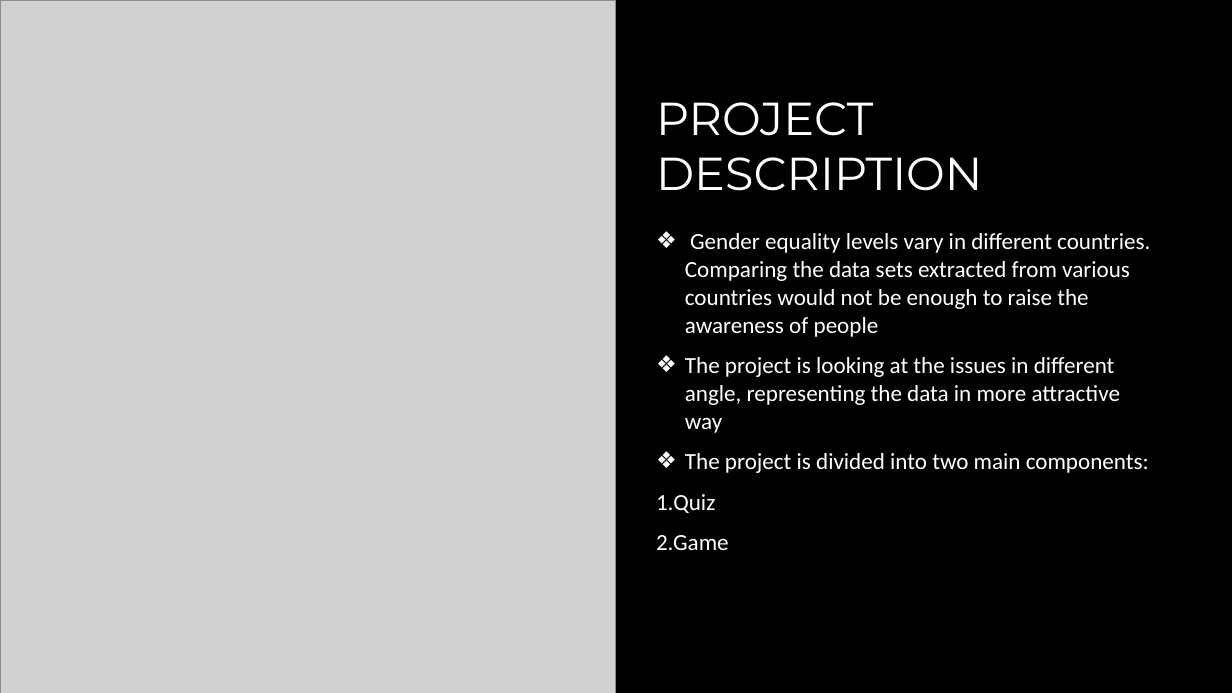
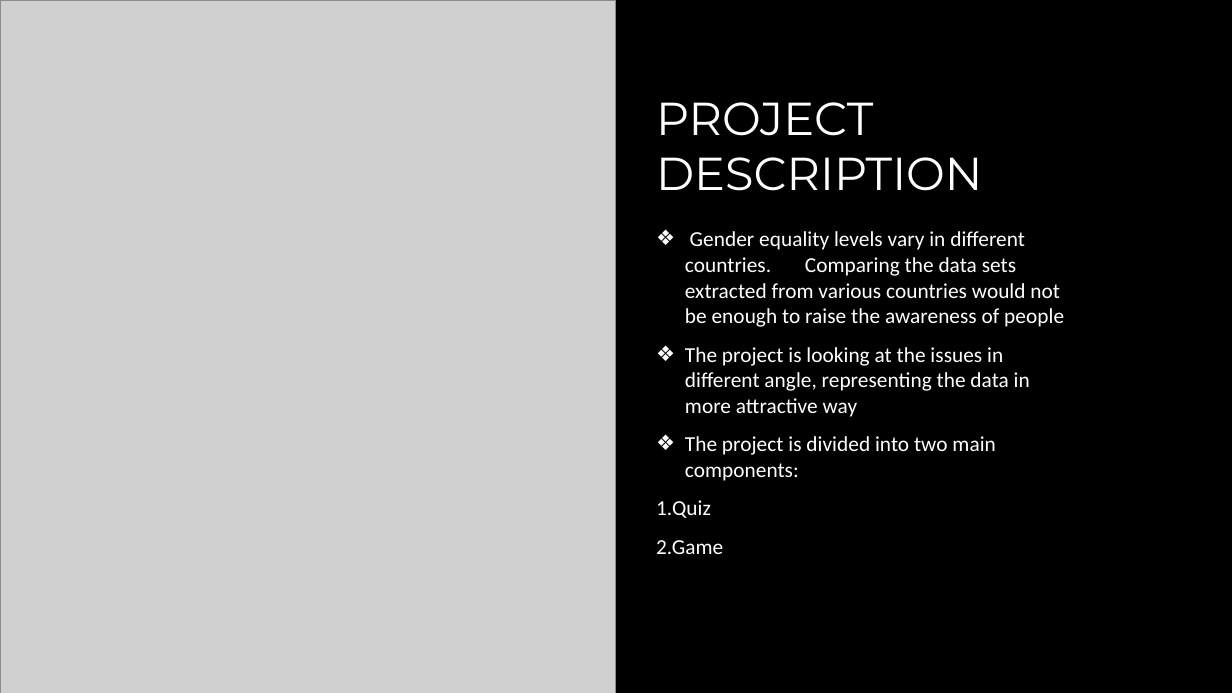
Before and after one commit to glasgow2017/team-5, a slide deck: slide 2 of codeforhood.pptx. Drawn at 1232x693 pixels with LibreOffice and Linux fonts; fonts in the diff are those of the drawing; grey boxes stand for pictures; background and template pictures are left out. Boxes give left, top, right and bottom in pixels: in the first picture for what was removed or moved away, otherwise in the second. Text is boxed around its words. In the diff, an @@ line names an element or a change of style, - is before the commit and + after.

```diff
--- a/codeforhood.pptx
+++ b/codeforhood.pptx
@@ text "Gender equality levels vary in ..." at (656,231,1064,554): size 18 to 16.6 pt @@
```
Also in this commit, not shown: 5 other slides changed, 1 slide added, 1 slide removed.
